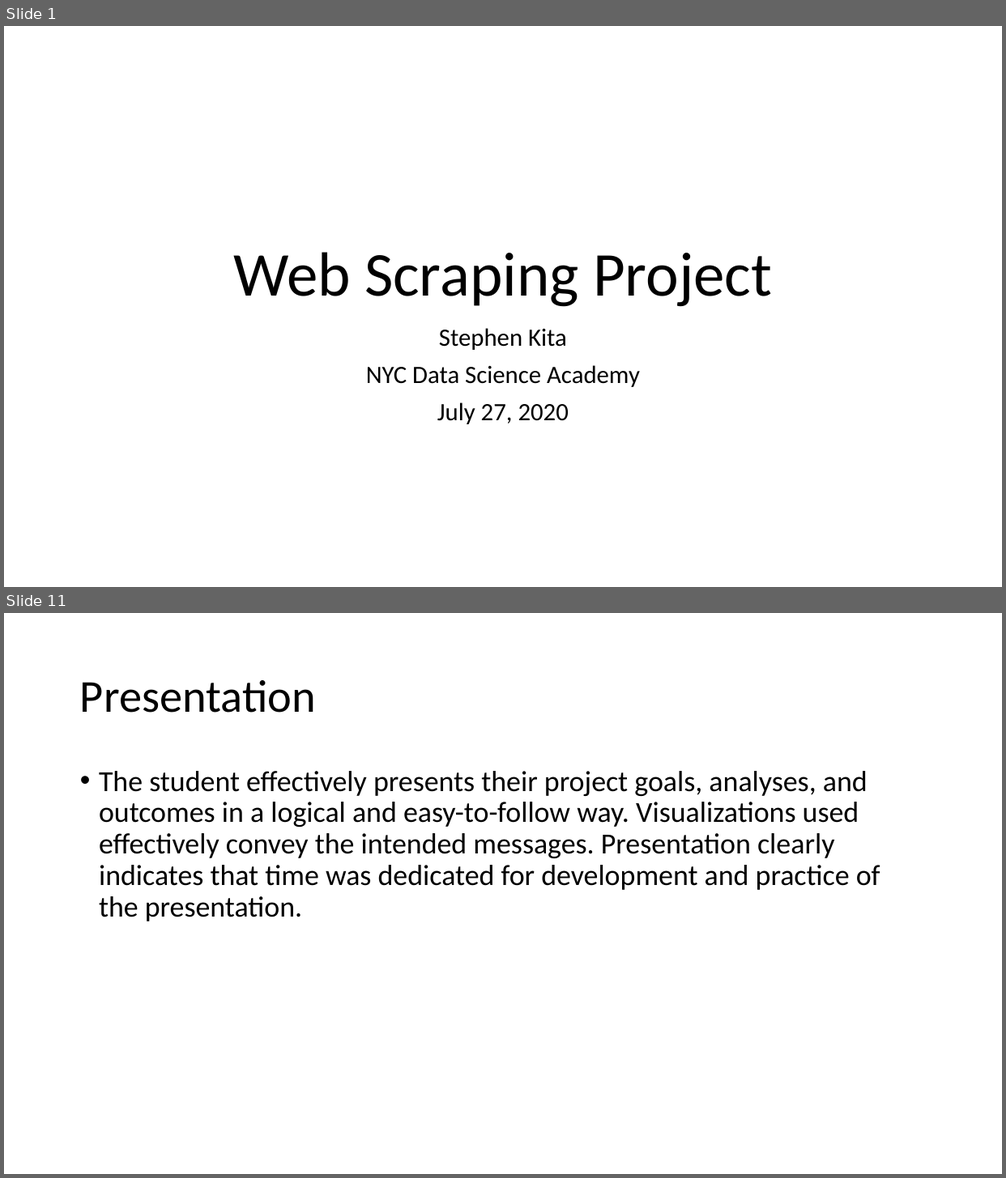
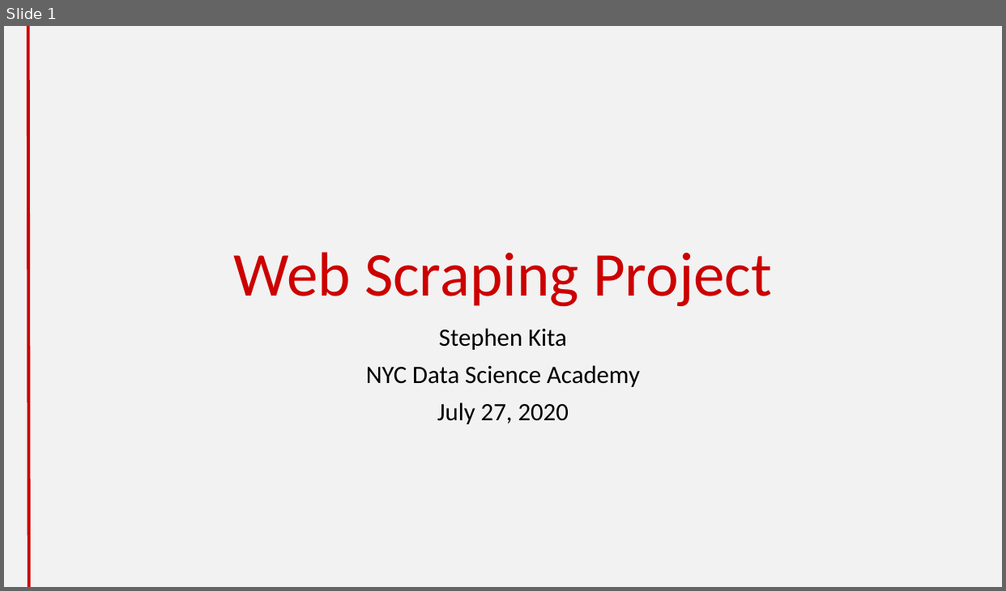
Before and after one commit to cheetahskita/dsa-projects, a slide deck: 1-web-scraping/Web Scraping Project.pptx. Shown one above the other, each under a label of ours: slides 1 and 11 before the commit, slide 1 after it; the slides between them are not shown. The pictures are 1006x1178 and 1006x591 pixels, drawn with LibreOffice and Linux fonts; fonts in the diff are those of the drawing. Boxes give left, top, right and bottom in pixels: in the first picture for what was removed or moved away, otherwise in the second. Text is boxed around its words. In the diff, an @@ line names an element or a change of style, - is before the commit and + after.

Commit message:
final draft of project

```diff
--- a/1-web-scraping/Web Scraping Project.pptx
+++ b/1-web-scraping/Web Scraping Project.pptx
@@ slide 11 removed at box(4, 613, 1002, 1174), background #FFFFFF @@
@@ title removed at box(80, 680, 316, 713) @@
-Presentation
@@ text removed at box(99, 771, 880, 922) @@
-• The student effectively presents their project goals, analyses, and outcomes in a logical and easy-to-follow way. Visualizations used effectively convey the intended messages. Presentation clearly indicates that time was dedicated for development and practice of the presentation.
@@ slide 1 changed as well @@
@@ background #FFFFFF to #F2F2F2 @@
@@ line added from (28, 26) to (28, 587), #CC0000 3 pt @@
@@ title "Web Scraping Project" at box(233, 252, 772, 307): text colour #000000 to #CC0000 @@
```
Also in this commit, not shown: 4 other slides changed, 7 slides added, 5 other slides removed, 13 other files.
